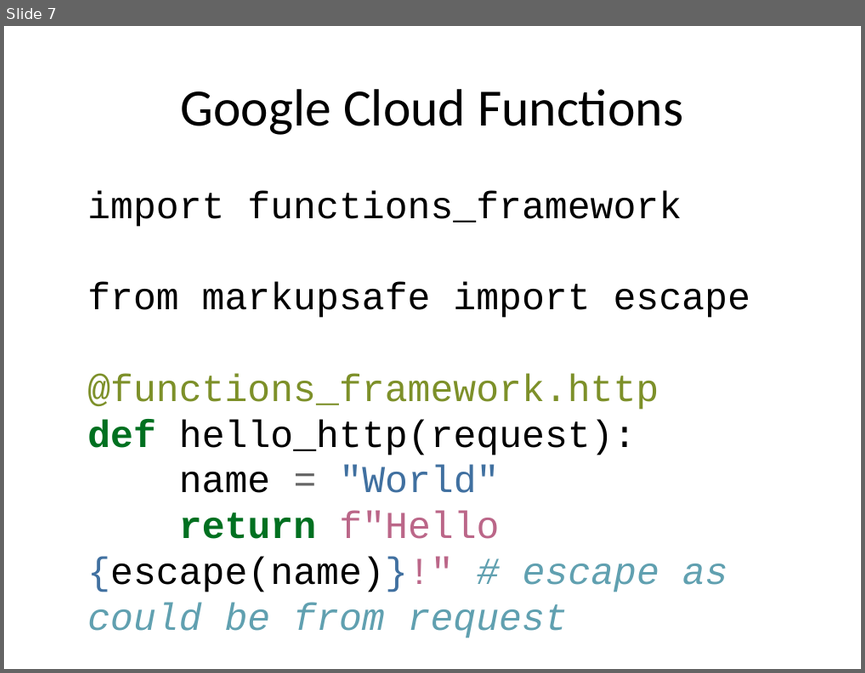
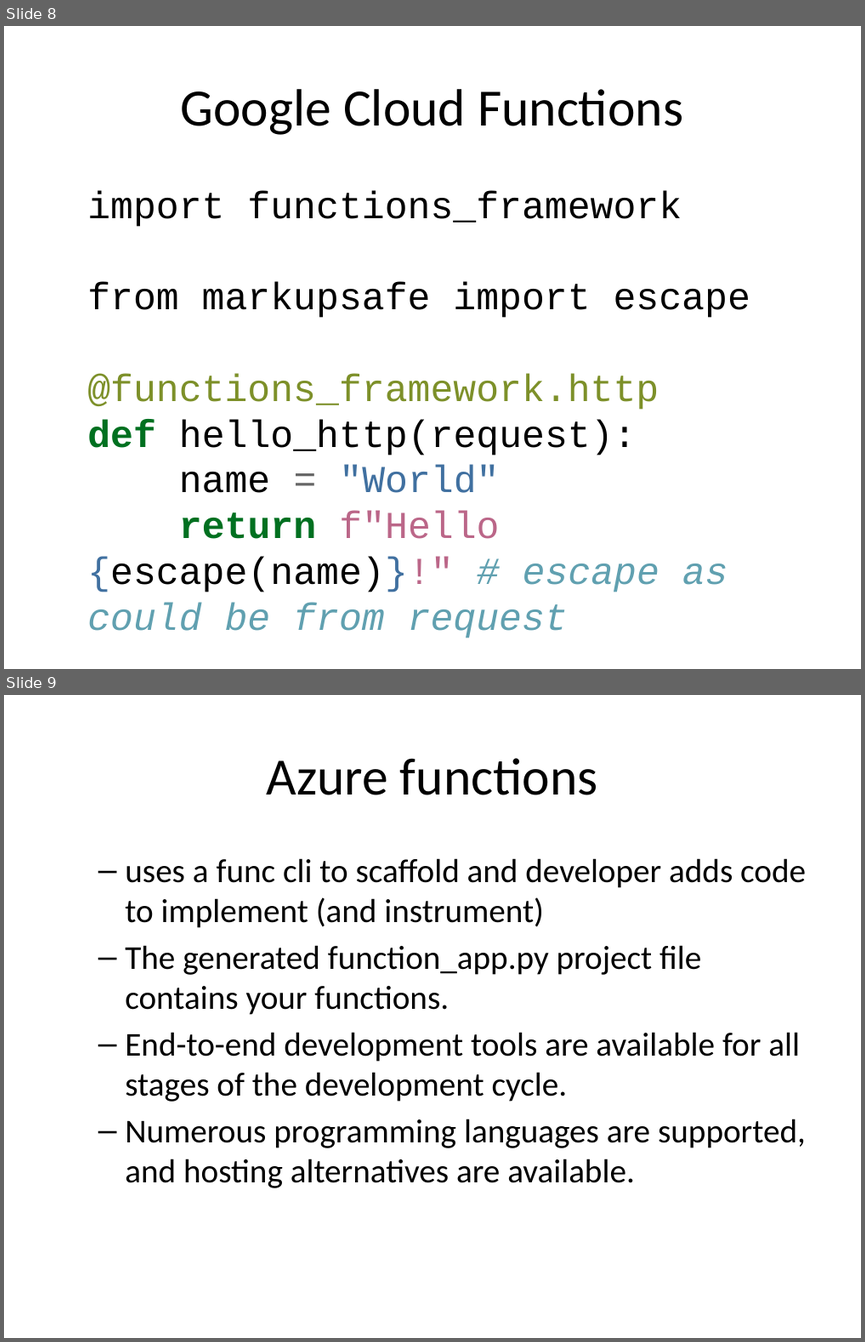
Before and after one commit to rhildred/INFO8985, a slide deck: microservice_instrumenting/slides.pptx. Shown one above the other, each under a label of ours: slide 7 before the commit, slides 8 and 9 after it. The pictures are 865x673 and 865x1342 pixels, drawn with LibreOffice and Linux fonts; fonts in the diff are those of the drawing. Boxes give left, top, right and bottom in pixels: in the first picture for what was removed or moved away, otherwise in the second. Text is boxed around its words. In the diff, an @@ line names an element or a change of style, - is before the commit and + after.

```diff
--- a/microservice_instrumenting/slides.pptx
+++ b/microservice_instrumenting/slides.pptx
@@ slide 9 added at [4,695,861,1338], background #FFFFFF @@
@@ title added at [267,758,598,795], 44 pt, text #000000 @@
+Azure functions
@@ text added at [125,858,806,1188], 28 pt, text #000000 @@
+  – uses a func cli to scaffold and developer adds code to implement (and instrument)
+  – The generated function_app.py project file contains your functions.
+  – End-to-end development tools are available for all stages of the development cycle.
+  – Numerous programming languages are supported, and hosting alternatives are available.
@@ what was slide 7 is now slide 8 @@
```
Also in this commit, not shown: 3 slides changed, 9 other slides added, 13 other files.
